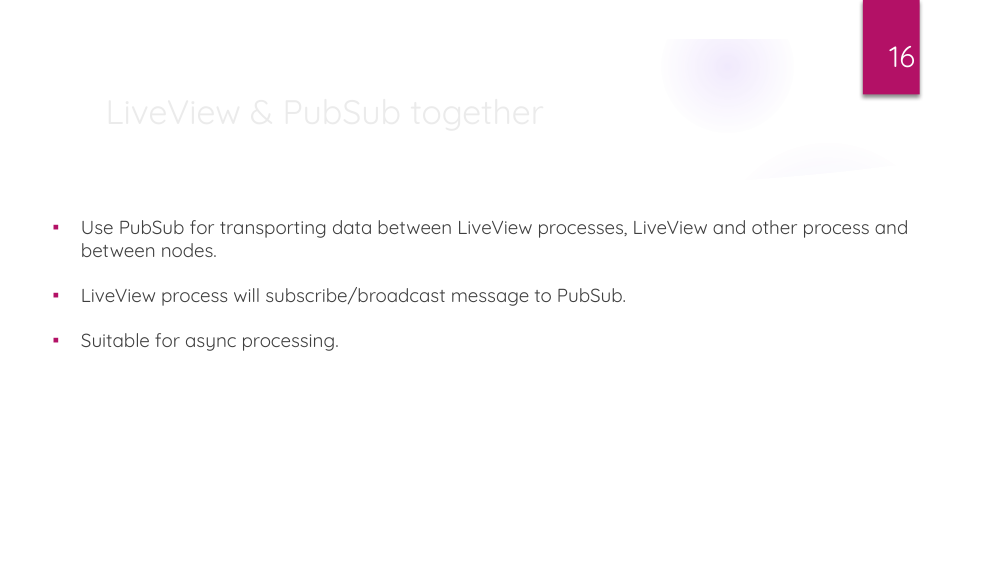
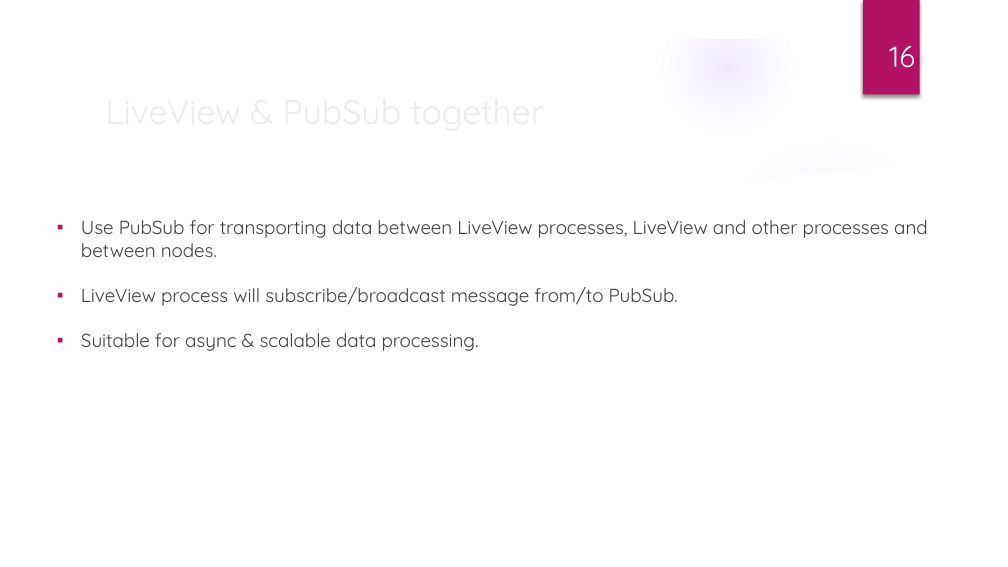
Before and after one commit to ohhi-vn/live_pub_demo, a slide deck: slide 16 of slide/Phoenix LiveView & Pubsub for Realtime & Scalable WebApp.pptx. Drawn at 1008x567 pixels with LibreOffice and Linux fonts; fonts in the diff are those of the drawing; background and template pictures are left out. Boxes give left, top, right and bottom in pixels: in the first picture for what was removed or moved away, otherwise in the second. Text is boxed around its words. In the diff, an @@ line names an element or a change of style, - is before the commit and + after.

Commit message:
update slide

```diff
--- a/slide/Phoenix LiveView & Pubsub for Realtime & Scalable WebApp.pptx
+++ b/slide/Phoenix LiveView & Pubsub for Realtime & Scalable WebApp.pptx
@@ text at [81, 220, 928, 351]: text changed @@
-▪ Use PubSub for transporting data between LiveView processes, LiveView and other process and between nodes.
-▪ LiveView process will subscribe/broadcast message to PubSub.
-▪ Suitable for async processing.
+▪ Use PubSub for transporting data between LiveView processes, LiveView and other processes and between nodes.
+▪ LiveView process will subscribe/broadcast message from/to PubSub.
+▪ Suitable for async & scalable data processing.
```
Also in this commit, not shown: 6 other slides changed, 1 slide added, 1 slide removed, 4 other files.
